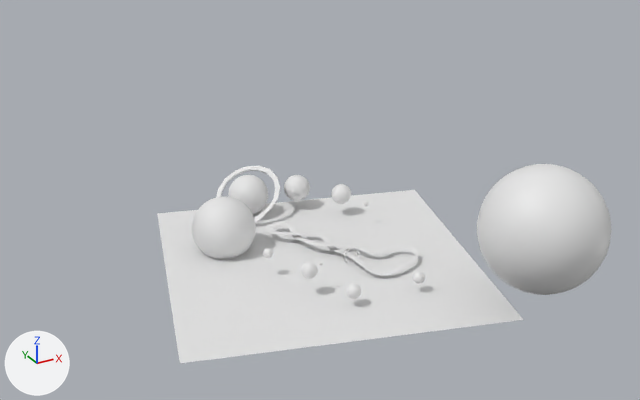
One commit to the Blender file media/trunk/tracks/star/startrack.blend: the scene before it, then after it.
The view is the same before and after, from a 50 mm camera at (-1257.0, -2048.0, 1249.0) aimed at (-102.0, 52.0, 199.0). Every picture has the same lights, and +X, +Y and +Z are marked at lower left. The first picture is the older version. Materials are left out; every surface is plain grey.

The scene before the commit, as lines of its bpy script (objects in view):
```python
me_mesh_001 = bpy.data.meshes.new('Mesh.001')
me_mesh_001.from_pydata(...)  # 72 vertices, 65 faces; spans x -105.0..105.0, y -110.0..110.0, z -72.0..72.0
me_mesh_001.polygons.foreach_set('use_smooth', [True] * 65)
me_mesh_001.materials.append(mat_defaultwhite_002)
me_plane_004 = bpy.data.meshes.new('Plane.004')
me_plane_004.from_pydata([(489.0, 409.0, -22.0), (235.0, -486.0, -22.0), (-660.0, -232.0, -22.0), (-406.0, 663.0, -22.0)], [], [(0, 3, 2, 1)])
me_plane_004.polygons.foreach_set('use_smooth', [True] * 1)
me_plane_004.materials.append(mat_defaultwhite)
me_sphere = bpy.data.meshes.new('Sphere')
me_sphere.from_pydata(...)  # 250 vertices, 496 faces; spans x -5.85..5.83, y -5.83..5.83, z -5.85..5.87
me_sphere.polygons.foreach_set('use_smooth', [True] * 496)
me_sphere.materials.append(mat_defaultwhite_002)
ob_moon = bpy.data.objects.new('Moon', me_sphere)
ob_moon.location = (-168.0, -75.0, 64.0)
ob_reset_plane = bpy.data.objects.new('Reset Plane', me_plane_004)
ob_reset_plane.location = (0.0, 0.0, 0.0)
ob_saturn_rings = bpy.data.objects.new('Saturn Rings', me_mesh_001)
ob_saturn_rings.location = (-135.0, 509.0, 50.0)
# also in view: 'Track' at (-269.0, 343.0, 296.0); 'Jupiter' at (-309.0, 299.0, 51.0); 'Sun' at (322.0, -433.0, 210.0); 'Saturn' at (-131.0, 506.0, 51.0)
```
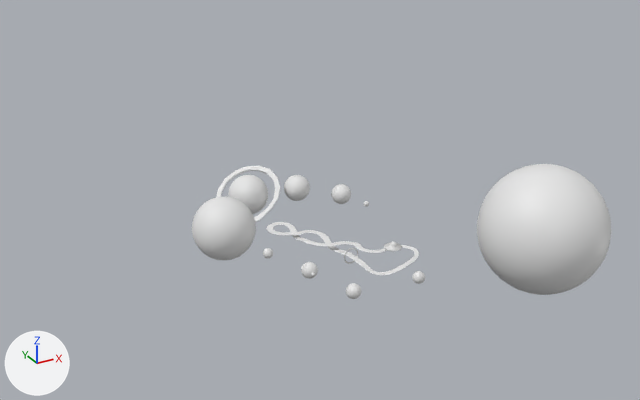
The change, as a diff of the scene's bpy script:
```diff
--- a/media/trunk/tracks/star/startrack.blend.py
+++ b/media/trunk/tracks/star/startrack.blend.py
@@ me_circle_001 @@
+me_circle_001.from_pydata(...)  # 250 vertices, 496 faces; spans x 0.852..1.134, y -0.177..0.104, z -0.335..-0.053
@@ me_cylinder_001 @@
+me_cylinder_001.from_pydata(...)  # 242 vertices, 250 faces; spans x -1.0..1.0, y -1.0..1.0, z -0.35..0.34
@@ ob_moon @@
-ob_moon = bpy.data.objects.new('Moon', me_sphere)
-ob_moon.location = (-168.0, -75.0, 64.0)
@@ ob_reset_plane @@
 ob_reset_plane.location = (0.0, 0.0, 0.0)
+ob_reset_plane.hide_viewport = True
@@ ob_moonorbitguide_001 @@
+ob_moonorbitguide_001 = bpy.data.objects.new('MoonorbitGuide.001', me_circle_001)
+ob_moonorbitguide_001.location = (-209.0, -81.0, 73.0)
+ob_moonorbitguide_001.rotation_euler = (0.0, 0.0, 4.506)  # degrees (0, 0, 258)
+ob_moonorbitguide_001.scale = (41.5, 41.5, 41.5)
@@ ob_saucer @@
+ob_saucer = bpy.data.objects.new('Saucer', me_cylinder_001)
+ob_saucer.location = (117.0, -15.0, 30.0)
+ob_saucer.rotation_euler = (-0.000245, -0.000245, -2.821)  # degrees (0, 0, -162)
+ob_saucer.scale = (27.8, 27.8, 27.8)
```

What differs and where, as boxes [x1, y1, x2, y2] in the pictures (640 x 400 px):
'Reset Plane', hidden: before [157, 190, 523, 363]
'Saucer', added: after [384, 241, 402, 251]
'Moon', deleted: before [319, 261, 323, 265]
'MoonorbitGuide.001', added: after [311, 272, 315, 276]
